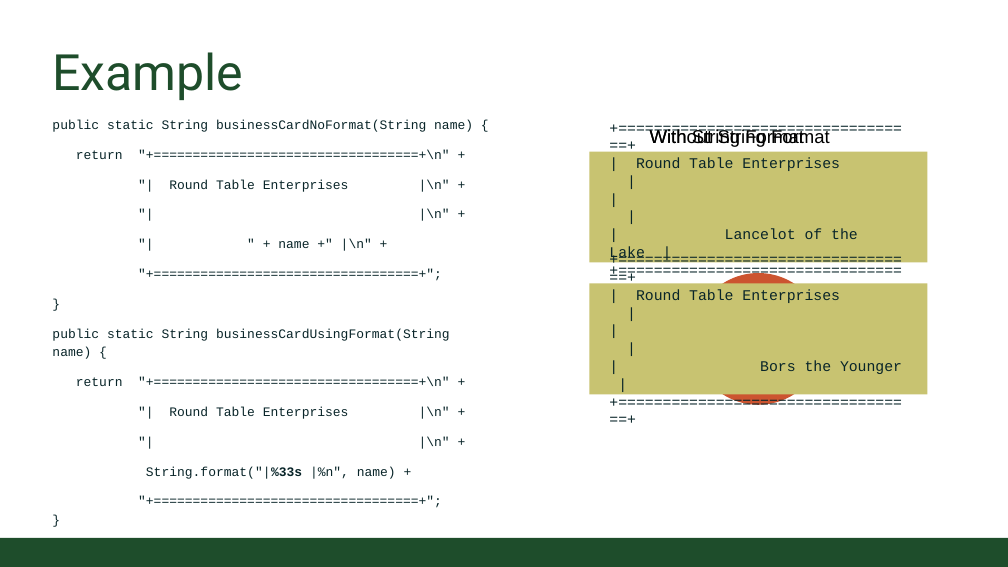
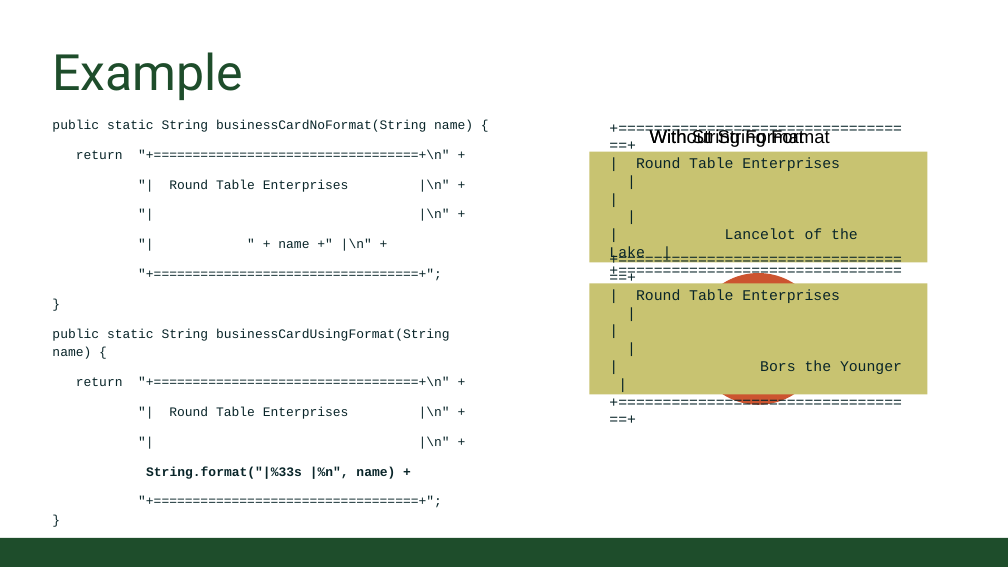
Before and after one commit to CSU-CompSci-CS163-4/Handouts, a slide deck: slide 4 of slides/Online/2020/04b - String Format.pptx. Drawn at 1008x567 pixels with LibreOffice and Linux fonts; fonts in the diff are those of the drawing; background and template pictures are left out. Boxes give left, top, right and bottom in pixels: in the first picture for what was removed or moved away, otherwise in the second. Text is boxed around its words. In the diff, an @@ line names an element or a change of style, - is before the commit and + after.

```diff
--- a/slides/Online/2020/04b - String Format.pptx
+++ b/slides/Online/2020/04b - String Format.pptx
@@ text at [146, 466, 395, 479]: bold on in "String.format("|%33s |%n", name) +" @@
```
Also in this commit, not shown: 3 other slides changed, 1 other file.
